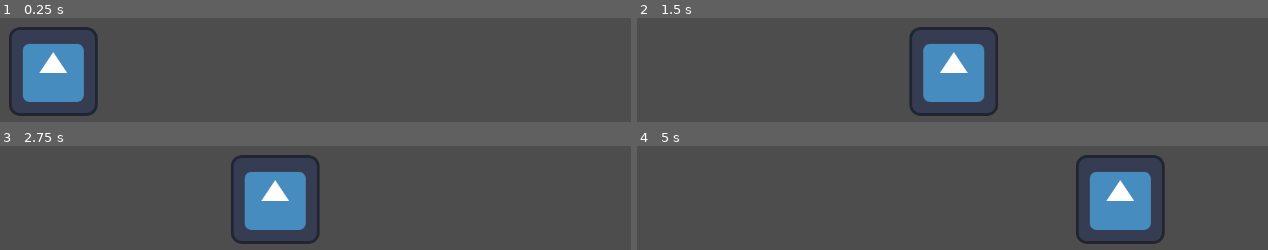
Above: before the commit, frames 1-4 (two rows, left to right).
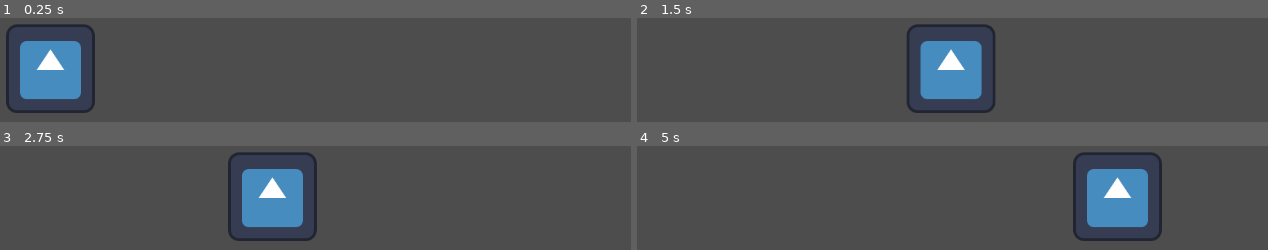
Above: after the commit, the same moments.

Repository: FelipeMessias2/SpaceKnight
Game: Godot game, scene res://cenaP.tscn
The game is run twice, just before and just after one commit, with the same random seed, the same clock (stepped at 60 frames per second) and the same inputs. The engine's default icon, where the game draws it, is replaced by a stand-in: a white triangle on a blue panel in a dark square.
Inputs:
- Up to frame 1 (0.25 s): no input
- Up to frame 2 (1.5 s): tap Enter (ui_accept) at 0.5, 0.77 s; hold Right (Direita) from 0.53 s (still down)
- Up to frame 3 (2.75 s): tap Enter (ui_accept) at 1.52 s; release Right (Direita) at 2.03 s; hold A (Esquerda) from 2.03 s (still down)
- Up to frame 4 (5 s): release A (Esquerda) at 2.78 s; hold Right (Direita) 2.78-4.28 s; tap Enter (ui_accept) at 3.02, 3.77, 4.52 s; hold A (Esquerda) from 4.28 s (still down)

The runs differ from the first frame. In frame 1, 4.1% of the frame differs, in the area x 0-16%, y 5-95%; in frame 2, 3.8%; in frame 3, 4.1%; in frame 4, 4.1%, in the area x 69-84%, y 5-95%.

Commit message:
Começo da Colisão
Começo da Colisão

Diff:
--- a/PlayerBody.gd
+++ b/PlayerBody.gd
@@ -29,4 +29,7 @@
 
 func _physics_process(delta):
 	get_input()
-	move_and_slide()
+	var collision_info = move_and_collide(velocity * delta)
+	if collision_info:#PARA TESTE, RETIRAR DEPOIS
+		var collision_point = collision_info.get_position()
+		print(collision_point)
--- a/cenaP.tscn
+++ b/cenaP.tscn
@@ -4,6 +4,7 @@
 [ext_resource type="Texture2D" uid="uid://bv5tpmnaa0d5j" path="res://icon.svg" id="2_rimhs"]
 
 [sub_resource type="RectangleShape2D" id="RectangleShape2D_1wcgw"]
+size = Vector2(121, 110)
 
 [node name="Player" type="Node2D" unique_id=307514444]
 
@@ -12,9 +13,10 @@
 script = ExtResource("1_34bku")
 
 [node name="CollisionShape2D" type="CollisionShape2D" parent="CharacterBody2D" unique_id=1904926497]
-position = Vector2(3, -9)
+position = Vector2(306.5, 206)
 shape = SubResource("RectangleShape2D_1wcgw")
+one_way_collision = true
 
 [node name="Sprite2D" type="Sprite2D" parent="CharacterBody2D" unique_id=956320972]
-position = Vector2(309, 209)
+position = Vector2(305, 205)
 texture = ExtResource("2_rimhs")
--- a/project.godot
+++ b/project.godot
@@ -42,6 +42,19 @@
 ]
 }
 
+[layer_names]
+
+2d_render/layer_1="Jogador"
+2d_render/layer_2="Inimigos"
+2d_render/layer_3="Itens"
+2d_render/layer_4="Paredes "
+2d_render/layer_5="Plataformas"
+2d_physics/layer_1="Jogador"
+2d_physics/layer_2="Inimigos"
+2d_physics/layer_3="Paredes"
+2d_physics/layer_4="Itens"
+2d_physics/layer_5="Plataformas"
+
 [physics]
 
 3d/physics_engine="Jolt Physics"
